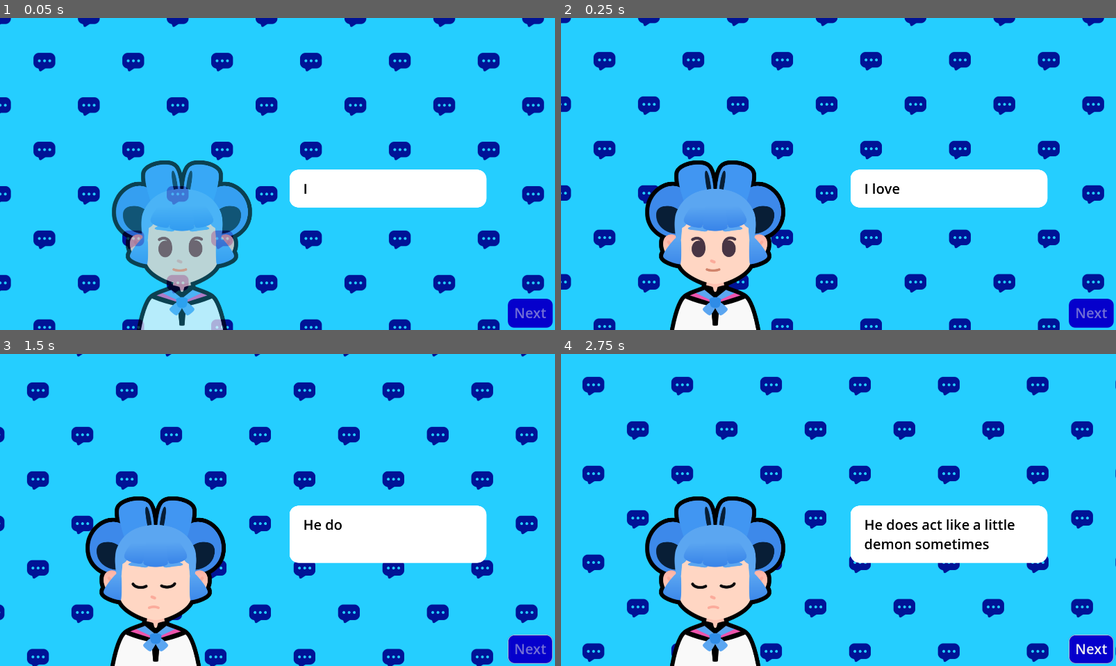
Above: before the commit, frames 1-4 (two rows, left to right).
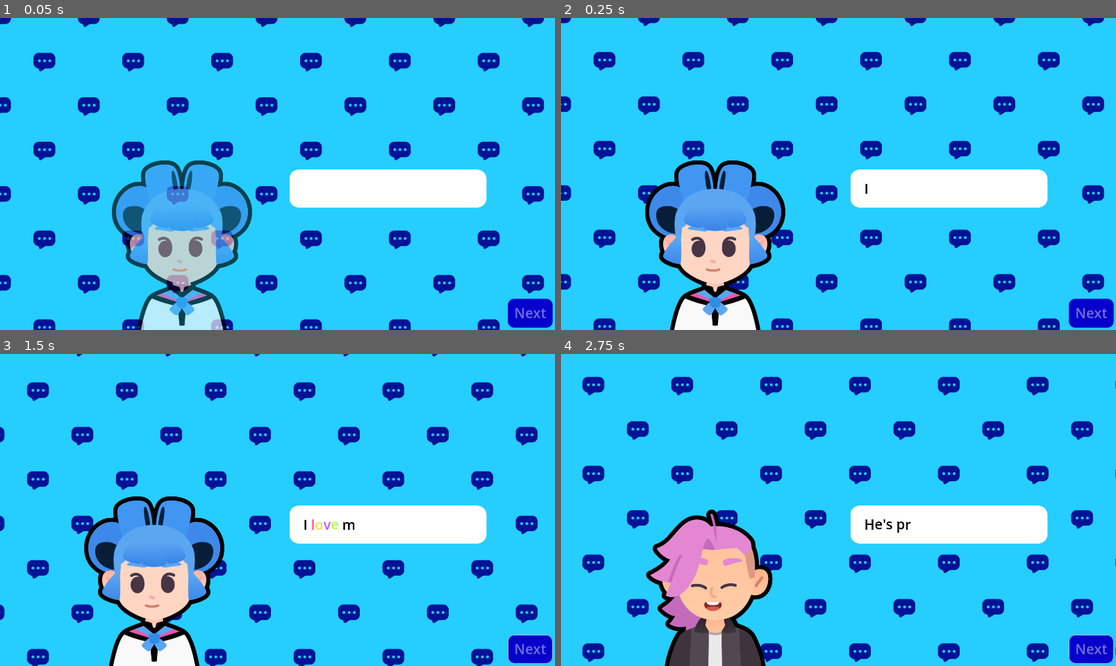
Above: after the commit, the same moments.

Repository: Dhdjsn/M7-Telling-a-Story
Game: Godot game, scene res://lessons/dialogue.tscn
Same seed, same stepped clock (60 frames per second), same inputs: the game is played once before the commit and once after it. Sound files missing from this copy of the repository are replaced by a short silence.
Inputs (mouse positions are in pixels of both pictures, inside the frame that each line leads up to):
- Up to frame 1 (0.05 s): no input
- Up to frame 2 (0.25 s): no input
- Up to frame 3 (1.5 s): click (532, 650) at 0.5 s, where only the run before the commit has a clickable "Next"; click (532, 650) at 1.25 s, where only the run before the commit has a clickable "Next"
- Up to frame 4 (2.75 s): tap Enter at 2 s; move the mouse to (960, 494) at 2.02 s; hold D (move_right) from 2.03 s (still down); tap Z at 2.1 s; click (960, 494) at 2.17 s; tap Space at 2.27 s

The runs differ from the first frame. In frame 1, less than 0.1% of the frame differs, in the area x 54-56%, y 53-57%; in frame 2, less than 0.1%; in frame 3, 4.2%; in frame 4, 13%, in the area x 15-99%, y 45-100%.

Commit message:
M7L14 Done

Diff:
--- a/M07.telling_a_story_workbook/lessons/dialogue.gd
+++ b/M07.telling_a_story_workbook/lessons/dialogue.gd
@@ -14,17 +14,17 @@
 var dialogue_items: Array[Dictionary] = [
 	{
 		"expression": expressions["regular"],
-		"text": "I love my cat",
+		"text": "I [wave][rainbow val=1.0]love[/rainbow][/wave] my [shake]cat[/shake]",
 		"character": bodies["sophia"],
 	},
 	{
 		"expression": expressions["happy"],
-		"text": "He's pretty cool",
+		"text": "[wave]He's pretty cool[/wave]",
 		"character": bodies["pink"],
 	},
 	{
 		"expression": expressions["sad"],
-		"text": "He does act like a little demon sometimes",
+		"text": "[tornado freq=2.0]He does act like a little demon sometimes[/tornado]",
 		"character": bodies["sophia"],
 	},
 ]
--- a/M07.telling_a_story_workbook/lessons/dialogue.tscn
+++ b/M07.telling_a_story_workbook/lessons/dialogue.tscn
@@ -81,6 +81,7 @@
 offset_top = 525.0
 offset_right = -237.0
 offset_bottom = -479.0
+bbcode_enabled = true
 text = "hey..."
 fit_content = true
 
